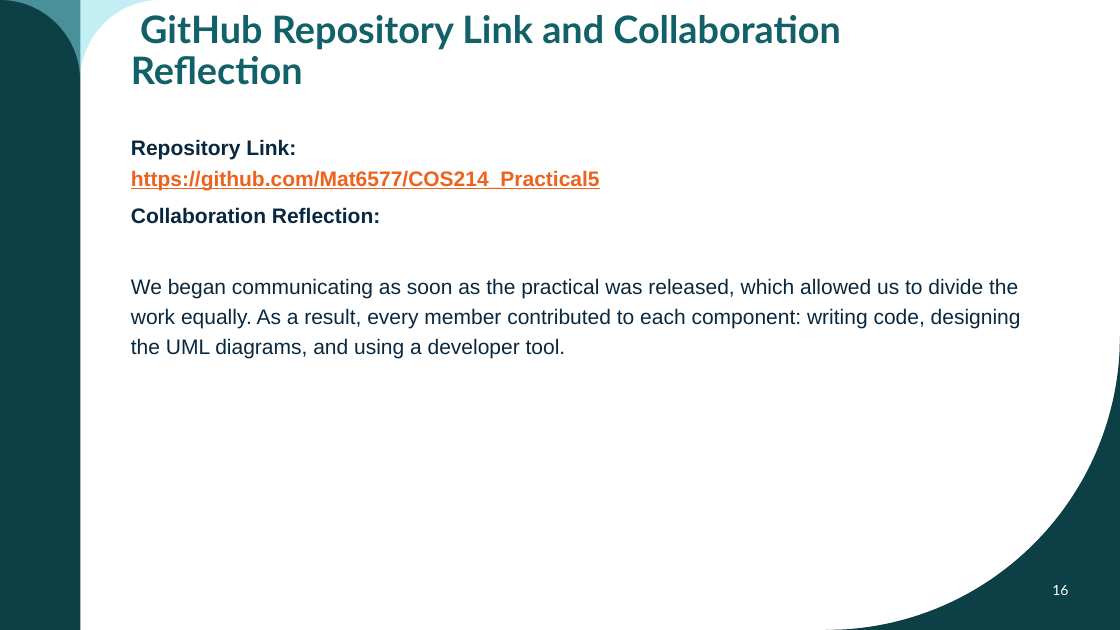
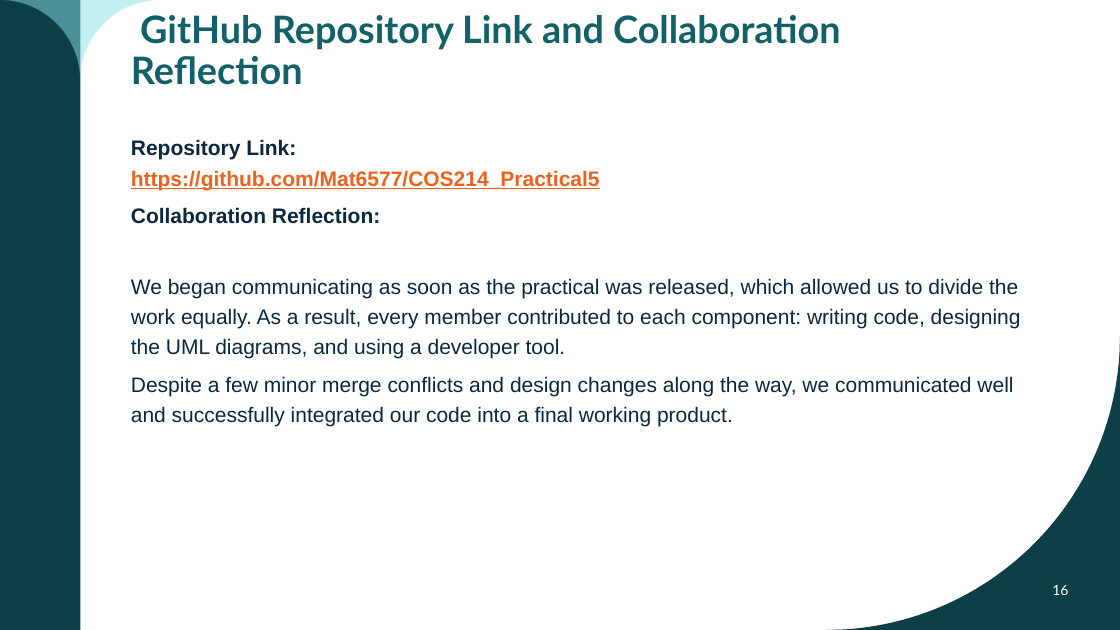
Before and after one commit to Mat6577/COS214_Practical5, a slide deck: slide 16 of docs/Practical_5_Final.pptx. Drawn at 1120x630 pixels with LibreOffice and Linux fonts; fonts in the diff are those of the drawing. Boxes give left, top, right and bottom in pixels: in the first picture for what was removed or moved away, otherwise in the second. Text is boxed around its words. In the diff, an @@ line names an element or a change of style, - is before the commit and + after.

Commit message:
updated UML and added my collaboration reflection

```diff
--- a/docs/Practical_5_Final.pptx
+++ b/docs/Practical_5_Final.pptx
@@ text at (131,376,1013,426): paragraph added @@
+Despite a few minor merge conflicts and design changes along the way, we communicated well and successfully integrated our code into a final working product.
```
Also in this commit, not shown: 3 other slides changed.
